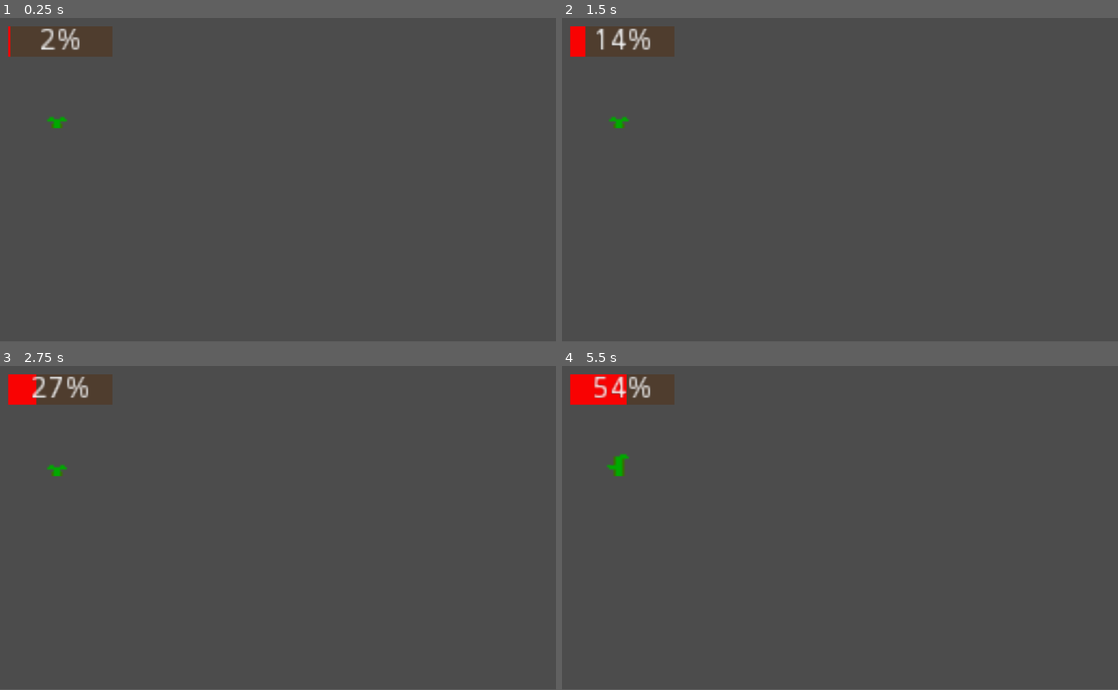
Above: before the commit, frames 1-4 (two rows, left to right).
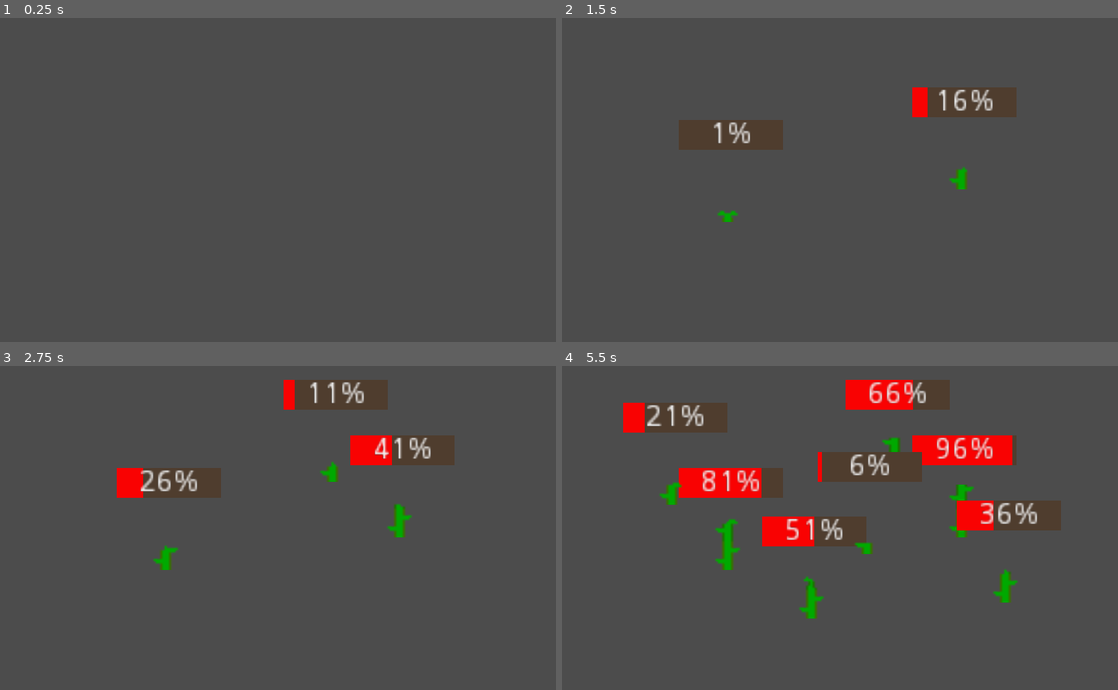
Above: after the commit, the same moments.

Repository: wanderson130/MayanCivilization
Game: Godot game, scene res://scenes/Cena1.tscn
Same seed, same stepped clock (60 frames per second), same inputs: the game is played once before the commit and once after it. Before the commit the project starts from res://scenes/Planta.tscn.
Inputs (mouse positions are in pixels of both pictures, inside the frame that each line leads up to):
- Up to frame 1 (0.25 s): no input
- Up to frame 2 (1.5 s): move the mouse to (962, 163) at 0.52 s; click (962, 163) at 0.67 s; move the mouse to (728, 196) at 1.27 s; click (728, 196) at 1.42 s
- Up to frame 3 (2.75 s): move the mouse to (333, 456) at 2.02 s; click (333, 456) at 2.17 s
- Up to frame 4 (5.5 s): move the mouse to (812, 592) at 2.77 s; click (812, 592) at 2.92 s; move the mouse to (1006, 576) at 3.52 s; click (1006, 576) at 3.67 s; move the mouse to (673, 479) at 4.27 s; click (673, 479) at 4.42 s; move the mouse to (867, 528) at 5.02 s; click (867, 528) at 5.17 s
In our replay, the window is 800x468 before the commit and 800x469 after it. These sizes can differ from the game's own. Grey fills any space a smaller window leaves; there, only what the larger window draws over its background counts as a difference.

The runs differ from the first frame. In frame 1, 1.7% of the frame differs, in the area x 1-21%, y 2-35%; in frame 2, 5.3%; in frame 3, 7.3%; in frame 4, 15%, in the area x 1-90%, y 2-78%.

Commit message:
animação completa; criação e exclusão de plantas.

Diff:
--- a/project.godot
+++ b/project.godot
@@ -16,9 +16,14 @@
 [application]
 
 config/name="MayanCivilization"
-run/main_scene="res://scenes/Planta.tscn"
+run/main_scene="res://scenes/Cena1.tscn"
 config/icon="res://icon.png"
+
+[display]
+
+window/stretch/mode="2d"
 
 [rendering]
 
+quality/2d/use_pixel_snap=true
 environment/default_environment="res://default_env.tres"
--- /dev/null
+++ b/scenes/Cena1.tscn
@@ -0,0 +1,9 @@
+[gd_scene load_steps=3 format=2]
+
+[ext_resource path="res://scripts/Cena1.gd" type="Script" id=1]
+[ext_resource path="res://scenes/TileMap.tscn" type="PackedScene" id=2]
+
+[node name="Node2D" type="Node2D"]
+script = ExtResource( 1 )
+
+[node name="TileMap" parent="." instance=ExtResource( 2 )]
--- a/scenes/Planta.tscn
+++ b/scenes/Planta.tscn
@@ -1,24 +1,24 @@
-[gd_scene load_steps=23 format=2]
+[gd_scene load_steps=24 format=2]
 
-[ext_resource path="res://scripts/Planta.gd" type="Script" id=1]
-[ext_resource path="res://sprites/plantas/plant05.png" type="Texture" id=2]
-[ext_resource path="res://sprites/plantas/plant06.png" type="Texture" id=3]
-[ext_resource path="res://sprites/plantas/plant07.png" type="Texture" id=4]
-[ext_resource path="res://sprites/plantas/plant08.png" type="Texture" id=5]
-[ext_resource path="res://sprites/plantas/plant09.png" type="Texture" id=6]
-[ext_resource path="res://sprites/plantas/plant10.png" type="Texture" id=7]
-[ext_resource path="res://sprites/plantas/plant11.png" type="Texture" id=8]
-[ext_resource path="res://sprites/plantas/plant12.png" type="Texture" id=9]
-[ext_resource path="res://sprites/plantas/plant13.png" type="Texture" id=10]
-[ext_resource path="res://sprites/plantas/plant14.png" type="Texture" id=11]
-[ext_resource path="res://sprites/plantas/plant15.png" type="Texture" id=12]
-[ext_resource path="res://sprites/plantas/plant16.png" type="Texture" id=13]
-[ext_resource path="res://sprites/plantas/plant17.png" type="Texture" id=14]
-[ext_resource path="res://sprites/plantas/plant00.png" type="Texture" id=15]
-[ext_resource path="res://sprites/plantas/plant01.png" type="Texture" id=16]
-[ext_resource path="res://sprites/plantas/plant02.png" type="Texture" id=17]
-[ext_resource path="res://sprites/plantas/plant03.png" type="Texture" id=18]
-[ext_resource path="res://sprites/plantas/plant04.png" type="Texture" id=19]
+[ext_resource path="res://scripts/Planta2.gd" type="Script" id=1]
+[ext_resource path="res://sprites/plantas/plant06.png" type="Texture" id=2]
+[ext_resource path="res://sprites/plantas/plant07.png" type="Texture" id=3]
+[ext_resource path="res://sprites/plantas/plant08.png" type="Texture" id=4]
+[ext_resource path="res://sprites/plantas/plant09.png" type="Texture" id=5]
+[ext_resource path="res://sprites/plantas/plant10.png" type="Texture" id=6]
+[ext_resource path="res://sprites/plantas/plant00.png" type="Texture" id=7]
+[ext_resource path="res://sprites/plantas/plant01.png" type="Texture" id=8]
+[ext_resource path="res://sprites/plantas/plant02.png" type="Texture" id=9]
+[ext_resource path="res://sprites/plantas/plant03.png" type="Texture" id=10]
+[ext_resource path="res://sprites/plantas/plant04.png" type="Texture" id=11]
+[ext_resource path="res://sprites/plantas/plant05.png" type="Texture" id=12]
+[ext_resource path="res://sprites/plantas/plant11.png" type="Texture" id=13]
+[ext_resource path="res://sprites/plantas/plant12.png" type="Texture" id=14]
+[ext_resource path="res://sprites/plantas/plant13.png" type="Texture" id=15]
+[ext_resource path="res://sprites/plantas/plant14.png" type="Texture" id=16]
+[ext_resource path="res://sprites/plantas/plant15.png" type="Texture" id=17]
+[ext_resource path="res://sprites/plantas/plant16.png" type="Texture" id=18]
+[ext_resource path="res://sprites/plantas/plant17.png" type="Texture" id=19]
 
 [sub_resource type="SpriteFrames" id=1]
 animations = [ {
@@ -27,19 +27,19 @@
 "name": "stage1",
 "speed": 5.0
 }, {
-"frames": [ ExtResource( 7 ), ExtResource( 8 ), ExtResource( 9 ), ExtResource( 10 ) ],
+"frames": [ ExtResource( 7 ), ExtResource( 8 ), ExtResource( 9 ), ExtResource( 10 ), ExtResource( 11 ), ExtResource( 12 ) ],
+"loop": false,
+"name": "stage0",
+"speed": 5.0
+}, {
+"frames": [ ExtResource( 13 ), ExtResource( 14 ), ExtResource( 15 ), ExtResource( 16 ) ],
 "loop": false,
 "name": "stage2",
 "speed": 5.0
 }, {
-"frames": [ ExtResource( 11 ), ExtResource( 12 ), ExtResource( 13 ), ExtResource( 14 ) ],
+"frames": [ ExtResource( 17 ), ExtResource( 18 ), ExtResource( 19 ) ],
 "loop": false,
 "name": "stage3",
-"speed": 5.0
-}, {
-"frames": [ ExtResource( 15 ), ExtResource( 16 ), ExtResource( 17 ), ExtResource( 18 ), ExtResource( 19 ) ],
-"loop": false,
-"name": "stage0",
 "speed": 5.0
 } ]
 
@@ -49,13 +49,13 @@
 [sub_resource type="StyleBoxFlat" id=3]
 bg_color = Color( 0.313726, 0.243137, 0.184314, 1 )
 
+[sub_resource type="RectangleShape2D" id=4]
+extents = Vector2( 3.57408, 14.1104 )
+
 [node name="Planta" type="Node2D"]
-position = Vector2( 106.993, 157.666 )
+position = Vector2( 103.913, 141.752 )
 scale = Vector2( 4, 4 )
 script = ExtResource( 1 )
-__meta__ = {
-"_edit_group_": true
-}
 
 [node name="AnimatedSprite" type="AnimatedSprite" parent="."]
 frames = SubResource( 1 )
@@ -70,7 +70,18 @@
 custom_styles/bg = SubResource( 3 )
 
 [node name="Timer" type="Timer" parent="."]
-wait_time = 10.0
+wait_time = 5.0
 one_shot = true
 autostart = true
+
+[node name="Area2D" type="Area2D" parent="."]
+position = Vector2( -3.8147e-006, 0.748417 )
+__meta__ = {
+"_edit_group_": true
+}
+
+[node name="CollisionShape2D" type="CollisionShape2D" parent="Area2D"]
+position = Vector2( -0.735088, -2.97728 )
+shape = SubResource( 4 )
 [connection signal="timeout" from="Timer" to="." method="_on_Timer_timeout"]
+[connection signal="input_event" from="Area2D" to="." method="_on_Area2D_input_event"]
--- /dev/null
+++ b/scenes/TileMap.tscn
@@ -0,0 +1,124 @@
+[gd_scene load_steps=9 format=2]
+
+[ext_resource path="res://sprites/grass/Grass Platform.png" type="Texture" id=1]
+
+[sub_resource type="ConvexPolygonShape2D" id=1]
+points = PoolVector2Array( 0, 0, 16, 0, 16, 16, 0, 16 )
+
+[sub_resource type="ConvexPolygonShape2D" id=2]
+points = PoolVector2Array( 0, 0, 16, 0, 16, 16, 0, 16 )
+
+[sub_resource type="ConvexPolygonShape2D" id=3]
+points = PoolVector2Array( 0, 0, 16, 0, 16, 16, 0, 16 )
+
+[sub_resource type="ConvexPolygonShape2D" id=4]
+points = PoolVector2Array( 0, 0, 16, 0, 16, 16, 0, 16 )
+
+[sub_resource type="ConvexPolygonShape2D" id=5]
+points = PoolVector2Array( 0, 0, 16, 0, 16, 16, 0, 16 )
+
+[sub_resource type="ConvexPolygonShape2D" id=6]
+points = PoolVector2Array( 0, 0, 16, 0, 16, 16, 0, 16 )
+
+[sub_resource type="TileSet" id=7]
+0/name = "Grass Platform.png 0"
+0/texture = ExtResource( 1 )
+0/tex_offset = Vector2( 0, 0 )
+0/modulate = Color( 1, 1, 1, 1 )
+0/region = Rect2( 1, 1, 16, 16 )
+0/tile_mode = 0
+0/occluder_offset = Vector2( 0, 0 )
+0/navigation_offset = Vector2( 0, 0 )
+0/shapes = [ {
+"autotile_coord": Vector2( 0, 0 ),
+"one_way": false,
+"one_way_margin": 1.0,
+"shape": SubResource( 1 ),
+"shape_transform": Transform2D( 1, 0, 0, 1, 0, 0 )
+} ]
+0/z_index = 0
+1/name = "Grass Platform.png 1"
+1/texture = ExtResource( 1 )
+1/tex_offset = Vector2( 0, 0 )
+1/modulate = Color( 1, 1, 1, 1 )
+1/region = Rect2( 18, 1, 16, 16 )
+1/tile_mode = 0
+1/occluder_offset = Vector2( 0, 0 )
+1/navigation_offset = Vector2( 0, 0 )
+1/shapes = [ {
+"autotile_coord": Vector2( 0, 0 ),
+"one_way": false,
+"one_way_margin": 1.0,
+"shape": SubResource( 2 ),
+"shape_transform": Transform2D( 1, 0, 0, 1, 0, 0 )
+} ]
+1/z_index = 0
+2/name = "Grass Platform.png 2"
+2/texture = ExtResource( 1 )
+2/tex_offset = Vector2( 0, 0 )
+2/modulate = Color( 1, 1, 1, 1 )
+2/region = Rect2( 35, 1, 16, 16 )
+2/tile_mode = 0
+2/occluder_offset = Vector2( 0, 0 )
+2/navigation_offset = Vector2( 0, 0 )
+2/shapes = [ {
+"autotile_coord": Vector2( 0, 0 ),
+"one_way": false,
+"one_way_margin": 1.0,
+"shape": SubResource( 3 ),
+"shape_transform": Transform2D( 1, 0, 0, 1, 0, 0 )
+} ]
+2/z_index = 0
+3/name = "Grass Platform.png 3"
+3/texture = ExtResource( 1 )
+3/tex_offset = Vector2( 0, 0 )
+3/modulate = Color( 1, 1, 1, 1 )
+3/region = Rect2( 1, 18, 16, 16 )
+3/tile_mode = 0
+3/occluder_offset = Vector2( 0, 0 )
+3/navigation_offset = Vector2( 0, 0 )
+3/shapes = [ {
+"autotile_coord": Vector2( 0, 0 ),
+"one_way": false,
+"one_way_margin": 1.0,
+"shape": SubResource( 4 ),
+"shape_transform": Transform2D( 1, 0, 0, 1, 0, 0 )
+} ]
+3/z_index = 0
+4/name = "Grass Platform.png 4"
+4/texture = ExtResource( 1 )
+4/tex_offset = Vector2( 0, 0 )
+4/modulate = Color( 1, 1, 1, 1 )
+4/region = Rect2( 18, 18, 16, 16 )
+4/tile_mode = 0
+4/occluder_offset = Vector2( 0, 0 )
+4/navigation_offset = Vector2( 0, 0 )
+4/shapes = [ {
+"autotile_coord": Vector2( 0, 0 ),
+"one_way": false,
+"one_way_margin": 1.0,
+"shape": SubResource( 5 ),
+"shape_transform": Transform2D( 1, 0, 0, 1, 0, 0 )
+} ]
+4/z_index = 0
+5/name = "Grass Platform.png 5"
+5/texture = ExtResource( 1 )
+5/tex_offset = Vector2( 0, 0 )
+5/modulate = Color( 1, 1, 1, 1 )
+5/region = Rect2( 35, 18, 16, 16 )
+5/tile_mode = 0
+5/occluder_offset = Vector2( 0, 0 )
+5/navigation_offset = Vector2( 0, 0 )
+5/shapes = [ {
+"autotile_coord": Vector2( 0, 0 ),
+"one_way": false,
+"one_way_margin": 1.0,
+"shape": SubResource( 6 ),
+"shape_transform": Transform2D( 1, 0, 0, 1, 0, 0 )
+} ]
+5/z_index = 0
+
+[node name="TileMap" type="TileMap"]
+tile_set = SubResource( 7 )
+cell_size = Vector2( 16, 16 )
+format = 1
--- /dev/null
+++ b/scripts/Cena1.gd
@@ -0,0 +1,18 @@
+extends Node2D
+
+const Planta = preload("res://scenes/Planta.tscn")
+var plantas = []
+
+
+func _physics_process(delta):
+	pass
+	"""for planta in plantas:
+		if(planta.desenvolvida == true):
+			planta.queue_free()"""
+
+func _input(event):
+	if event is InputEventMouseButton and event.pressed and event.button_index == 1:
+		var planta = Planta.instance()
+		planta.position = event.position
+		plantas.append(planta)
+		add_child(planta)
--- a/scripts/Planta.gd
+++ /dev/null
@@ -1,68 +0,0 @@
-extends Node2D
-
-onready var TIMER = $Timer
-onready var PROGRESS_BAR = $ProgressBar
-onready var ANIM_SPRITE = $AnimatedSprite
-var elapsed_time = 0
-var starter_time_mark = 0
-var current_time_mark = 0
-var new_time_mark = 0
-var if_counter = 0
-var num_frames = 0
-var current_frame = 0
-var growing_time = 0
-var starter_grow_step = 0
-var next_grow_step = 0
-var aux = -1
-
-func _on_Timer_timeout():
-	pass # Replace with function body.
-
-func round_to_dec(num, digit):
-    return round(num * pow(10.0, digit)) / pow(10.0, digit)
-
-
-func _ready():
-	starter_time_mark = TIMER.wait_time/3.0
-	new_time_mark = starter_time_mark
-	#current_time_mark = starter_time_mark
-	print("starter_time_mark:", starter_time_mark)
-	print("wait time:", TIMER.wait_time)
-
-
-func _physics_process(delta):
-	#tempo decorrido
-	elapsed_time = TIMER.wait_time - TIMER.time_left
-	#print("elapsed:", elapsed_time)
-	PROGRESS_BAR.value = (elapsed_time*100)/TIMER.wait_time
-
-	if(round_to_dec(elapsed_time, 1) == round_to_dec(new_time_mark, 1) and if_counter == 0):
-		ANIM_SPRITE.animation = "stage1"
-		current_time_mark = new_time_mark
-		new_time_mark+=starter_time_mark
-		if_counter+=1
-
-	if(round_to_dec(elapsed_time, 1) == round_to_dec(new_time_mark, 1) and if_counter == 1):
-		ANIM_SPRITE.animation = "stage2"
-		current_time_mark = new_time_mark
-		new_time_mark+=starter_time_mark
-		if_counter+=1
-
-	if (ANIM_SPRITE.animation == "stage2"):
-		num_frames = ANIM_SPRITE.get_sprite_frames().get_frame_count("stage2")
-		starter_grow_step = (new_time_mark - current_time_mark)/num_frames
-		next_grow_step = current_time_mark + starter_grow_step
-		#print("current_time:", current_time_mark)
-		#print("next_grow:", next_grow_step)
-		#print("EL:", elapsed_time, "next:", next_grow_step)
-		if(round_to_dec(elapsed_time, 1) == round_to_dec(next_grow_step, 1) and aux < num_frames):
-			#next_grow_step+=starter_grow_step
-			ANIM_SPRITE.set_frame(aux)
-			print("growstep", aux)
-			aux+=1
-
-
-
-
-	if(round_to_dec(elapsed_time, 1) == round_to_dec(new_time_mark, 1) and if_counter == 2):
-		ANIM_SPRITE.animation = "stage3"
--- /dev/null
+++ b/scripts/Planta2.gd
@@ -0,0 +1,83 @@
+extends Node2D
+
+onready var TIMER = $Timer
+onready var PROGRESS_BAR = $ProgressBar
+onready var ANIM_SPRITE = $AnimatedSprite
+onready var nomes_das_animacoes = ANIM_SPRITE.get_sprite_frames().get_animation_names()
+onready var quant_de_animacoes = ANIM_SPRITE.get_sprite_frames().get_animation_names().size()
+var tempo_decorrido
+var numero_de_frames
+var inicio_da_animacao = 0
+var fim_da_animacao = 0
+var tempo_entre_frames = 0
+var tmp = 0
+var inicio_do_frame = 0
+var marcador_atual
+var animacao_atual = 0
+var tempo_entre_animacoes = 0
+var frame_atual = 0
+var desenvolvida = false
+
+#função para arredondar números "por casas decimais"
+func round_to_dec(num, digit):
+    return round(num * pow(10.0, digit)) / pow(10.0, digit)
+
+func _ready():
+	tempo_entre_animacoes = TIMER.wait_time/quant_de_animacoes
+	fim_da_animacao = tempo_entre_animacoes
+	marcador_atual = fim_da_animacao
+
+#responsável pelo gerenciamento de animações e intervalos entre seus frames
+func animar_sprites(animatedSprite):
+	if(tmp == 0):
+		numero_de_frames = animatedSprite.get_sprite_frames().get_frame_count(animatedSprite.get_animation())
+		tempo_entre_frames = (fim_da_animacao - inicio_da_animacao)/numero_de_frames
+		inicio_do_frame = tempo_entre_frames
+
+	#responsável por mudar as animações
+	#se a animação que está executando terminar e estiver antes da última
+	if(round_to_dec(tempo_decorrido, 1) == round_to_dec(fim_da_animacao, 1) and animacao_atual < quant_de_animacoes-1):
+		#incrementa o índice da animação
+		animacao_atual += 1
+		#executa a nova animação a partir do seu índice no array de nomes
+		animatedSprite.animation = nomes_das_animacoes[animacao_atual]
+		#o inicio da nova animação é o fim da anterior
+		inicio_da_animacao = fim_da_animacao
+		#o fim da nova é o fim da anterior mais o tempo entre animações
+		fim_da_animacao += tempo_entre_animacoes
+
+		#recebe o números de frames da animação atual
+		numero_de_frames = animatedSprite.get_sprite_frames().get_frame_count(animatedSprite.get_animation())
+		#pega o intervalo em que a animação será executada e divide pelo seu número de frames
+		#para calcular o tempo entre frames
+		tempo_entre_frames = (fim_da_animacao - inicio_da_animacao)/numero_de_frames
+		#seta o inicio do proximo frame da animacao
+		inicio_do_frame += tempo_entre_frames
+		#zera o valor do frame atual da proxima animacao, para ser ela ser executada do início
+		frame_atual = 0
+
+	#responsável por mudar os frames
+	#se o tempo decorrido for igual ao tempo que o frame aparece e o frame não for o último
+	if(round_to_dec(tempo_decorrido, 1) == round_to_dec(inicio_do_frame, 1) and frame_atual < numero_de_frames-1):
+		frame_atual += 1
+		#seta o próximo frame
+		animatedSprite.set_frame(frame_atual)
+		#para não executar o bloco do frame inicial novamente
+		tmp +=1
+		#o inicio do próximo frame será o início do frame atual mais o intervalo entre os frames
+		inicio_do_frame += tempo_entre_frames
+
+func _physics_process(delta):
+	#tempo desde que a planta começou brotar
+	tempo_decorrido = TIMER.wait_time - TIMER.time_left
+	#preenche a barra de progresso baseado no tempo_decorrido
+	PROGRESS_BAR.value = (tempo_decorrido*100)/TIMER.wait_time
+	animar_sprites(ANIM_SPRITE)
+
+func _on_Timer_timeout():
+	PROGRESS_BAR.visible = false
+	desenvolvida = true
+
+func _on_Area2D_input_event(viewport, event, shape_idx):
+	if event is InputEventMouseButton and event.get_button_index() == 2:
+		queue_free()
Binary file added: sprites/grass/Grass Platform.png
Not shown, changed: sprites/grass/Grass Platform.png.import
Binary file added: sprites/grass/grass01.png
Not shown, added: sprites/grass/grass01.png.import
Binary file added: sprites/grass/grass02.png
Not shown, added: sprites/grass/grass02.png.import
Binary file added: sprites/grass/grass03.png
Not shown, changed: sprites/grass/grass03.png.import
Binary file added: sprites/grass/grass04.png
Not shown, added: sprites/grass/grass04.png.import
Binary file added: sprites/grass/grass05.png
Not shown, changed: sprites/grass/grass05.png.import
(and 6 more such lines)
